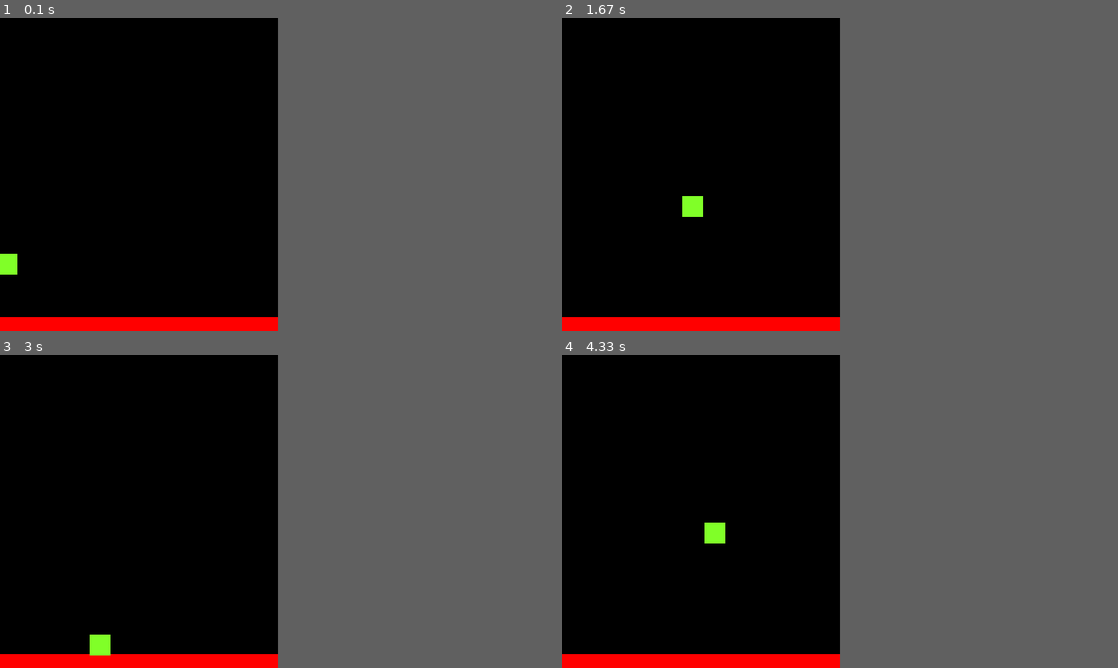
Above: before the commit, frames 1-4 (two rows, left to right).
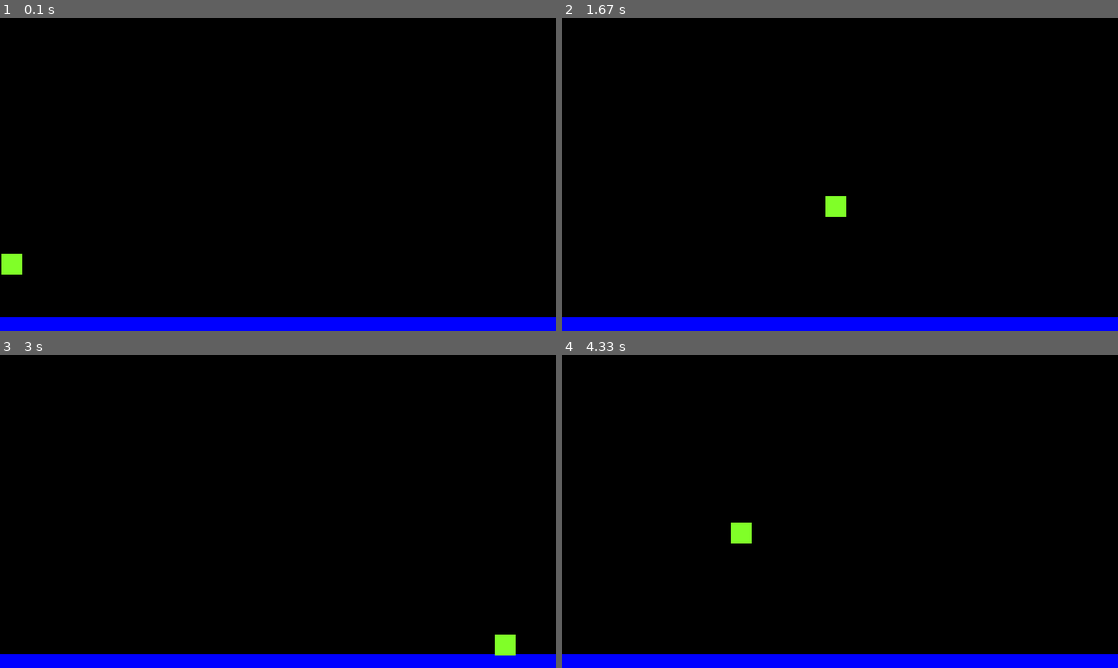
Above: after the commit, the same moments.

Repository: kristian1402/Projekt_3.semester
Game: pygame game, started from GameScreen.py
Same seed, same stepped clock (60 frames per second), same inputs: the game is played once before the commit and once after it.
Inputs:
- Up to frame 1 (0.1 s): no input
- Up to frame 2 (1.67 s): hold Right 0.33-0.8 s; hold Right 0.83-1.3 s; tap Space at 0.9, 1.2, 1.4 s; hold Left from 1.33 s (still down)
- Up to frame 3 (3 s): tap Space at 1.7, 1.97, 2.27, 2.4, 2.7 s; release Left at 1.87 s; hold Left 1.9-2.3 s; hold Right 2.33-2.97 s
- Up to frame 4 (4.33 s): hold Left 3-3.47 s; tap Space at 3.07, 3.37, 3.57, 3.87, 4.07 s; hold Right 3.5-3.97 s; hold Right from 4 s (still down)
The window is 400x450 before the commit and 800x450 after it. Grey fills any space a smaller window leaves; there, only what the larger window draws over its background counts as a difference.

The runs differ from the first frame. In frame 1, 4.5% of the frame differs, in the area x 0-100%, y 75-100%; in frame 2, 4.9%, in the area x 0-100%, y 56-100%; in frame 3, 4.9%; in frame 4, 4.9%.

Commit message:
kører evigt

Diff:
--- a/GameScreen.py
+++ b/GameScreen.py
@@ -6,7 +6,7 @@
 vec = pygame.math.Vector2  # 2 for two dimensional
 
 HEIGHT = 450
-WIDTH = 400
+WIDTH = 800
 ACC = 0.5
 FRIC = -0.12
 FPS = 60
@@ -32,12 +32,12 @@
     def move(self):
         self.acc = vec(0, 0.5)
 
-        pressed_keys = pygame.key.get_pressed()
+        #pressed_keys = pygame.key.get_pressed()
 
-        if pressed_keys[K_LEFT]:
-            self.acc.x = -ACC
-        if pressed_keys[K_RIGHT]:
-            self.acc.x = ACC
+        #if pressed_keys[K_LEFT]:
+            #self.acc.x = -ACC
+        #if pressed_keys[K_RIGHT]:
+        self.acc.x = ACC
 
         self.acc.x += self.vel.x * FRIC
         self.vel += self.acc
@@ -67,7 +67,7 @@
     def __init__(self):
         super().__init__()
         self.surf = pygame.Surface((WIDTH, 20))
-        self.surf.fill((255, 0, 0))
+        self.surf.fill((0, 0, 255))
         self.rect = self.surf.get_rect(center=(WIDTH / 2, HEIGHT - 10))
 
     def move(self):
